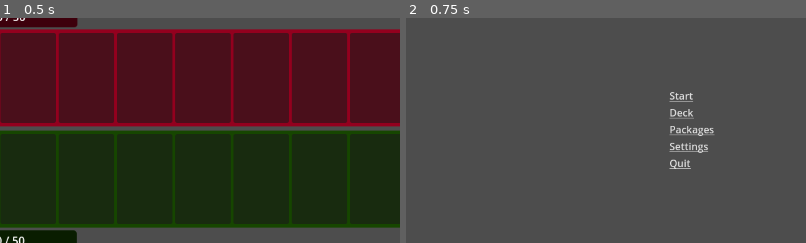
Above: before the commit, frames 1-2 (left to right).
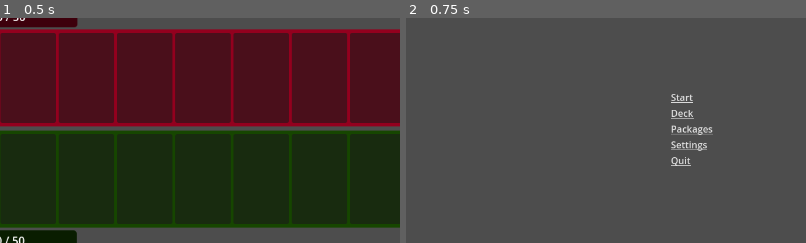
Above: after the commit, the same moments.

Repository: jamklex/first_game
Game: Godot game, scene res://scenes/gameboard/_main.tscn
Two runs of this game, one before a commit and one after it. Both use one fixed random seed, a clock stepped at 60 frames per second and the inputs below. This scene is started directly instead of the project's main scene.
Inputs:
- Up to frame 1 (0.5 s): no input
- Up to frame 2 (0.75 s): click "Surrender" at 0.5 s
The pictures show only the part of the screen within x 14-64%, y 25-75%; the shares and areas given below are measured in that part.
In our replay, in frame 2 the window is 800x450 before the commit and 800x449 after it. These sizes can differ from the game's own. Grey fills any space a smaller window leaves; there, only what the larger window draws over its background counts as a difference.

Frame 1 is identical in both runs. In frame 2, 1.0% of the frame differs, in the area x 65-77%, y 32-68%.

Commit message:
changed getting baseSize for font scaling

Diff:
--- a/Deck_Defense/data/settings.json
+++ b/Deck_Defense/data/settings.json
@@ -1,5 +1,5 @@
 {
 	"fullscreen": false,
-	"windowSizeHeight": 720,
-	"windowSizeWidth": 1280
+	"windowSizeHeight": 768,
+	"windowSizeWidth": 1366
 }
--- a/Deck_Defense/shared/card/scripts/card.gd
+++ b/Deck_Defense/shared/card/scripts/card.gd
@@ -6,7 +6,7 @@
 
 # For scaling font
 const LABELS = [
-	CardProperties.atk_label, # this entry should be always visible, used for getting baseSize
+	CardProperties.atk_label,
 	CardProperties.hp_label,
 	KanonenrohrEffect.LABEL,
 	StoneEffect.LABEL,
@@ -66,10 +66,11 @@
 func _initBaseFontSize():
 	if baseSize:
 		return
-	var label = get_node(LABELS[0]) as Label
-	if not label:
-		return
-	baseSize = label.get_theme_font_size("font_size")
+	for curLabel in LABELS:
+		var label = get_node(curLabel) as Label
+		if label:
+			baseSize = label.get_theme_font_size("font_size")
+			return
 
 func _on_gui_input(event):
 	if GbUtil.is_mouse_click(event):
